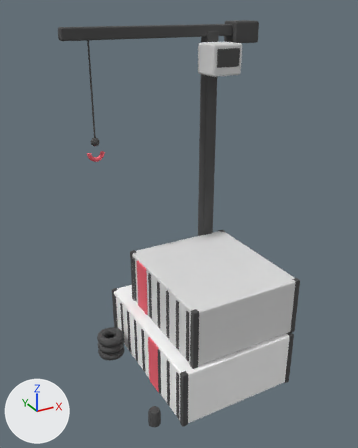
The glTF model concepts/manga-runner/unity/Assets/InkRun/Models/Containers.glb as it was, and as the next commit left it.
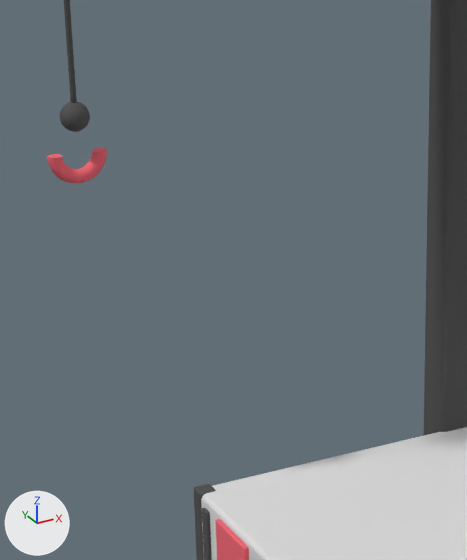
Old and new are each drawn whole from a 50 mm lens placed at (-4.07, -11.21, 8.52), pointed at (1.05, -1.9, 3.86) and again close up on the part from 20% to 59% of the width and 24% to 61% of the height. Every picture has the same lights, and +X, +Y and +Z are marked at lower left. The older version's two pictures come first. Vertices at exactly the same position are counted once.

Objects in the first close-up: 'Containers'.
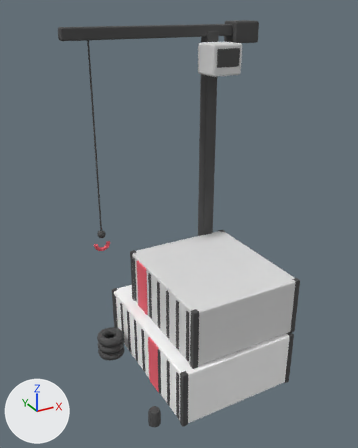
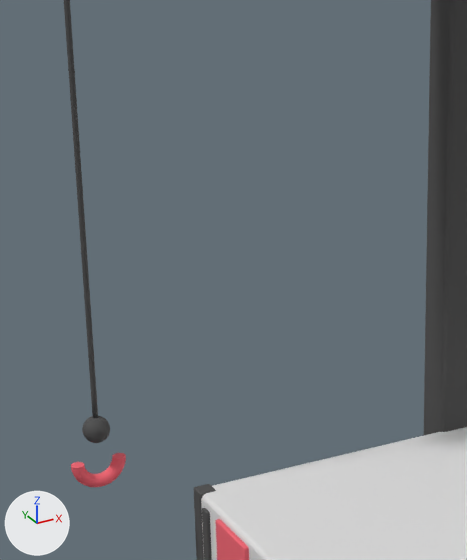
Scene script edits in JSON lines:
```json
{"block": "me_containers", "where": "me_containers.from_pydata(...)  # 4292 vertices, 8400 faces; spans x -1.0..3.85, y -4.01..0.02, z -0.01..8.2"}
{"block": "me_containers", "where": "# used by ob_containers; location = (0.0, 0.0, 0.0)"}
{"block": "me_containers", "change": "me_containers part 1: the loose piece of 362 vertices spanning x -0.5..-0.3, y -0.7..-0.5, z 5.6..5.8 is moved by (0.0, 0.0, -2.3)"}
{"block": "me_containers", "change": "me_containers part 2: the loose piece of 396 vertices spanning x -0.61..-0.19, y -0.65..-0.55, z 5.24..5.45 is moved by (0.0, 0.0, -2.3)"}
{"block": "me_containers", "change": "me_containers part 3: 368 of 4292 vertices moved; they spanned x -0.42..-0.38, y -0.62..-0.58, z 5.75..7.9 and now span x -0.42..-0.38, y -0.62..-0.58, z 3.45..7.83; mean shift (0.0, 0.0, -1.08); largest move (-0.42, -0.59, 5.75) -> (-0.42, -0.59, 3.45)"}
```

Pixel boxes [x1, y1, x2, y2] of what changed, in the close-ups (467 x 560 px; the box of a moved part takes in the faces that stretch with it):
```json
{"object": "Containers", "change": "reshaped", "before": [47, 0, 467, 560], "after": [64, 0, 467, 560]}
{"part": 1, "of": "me_containers", "change": "moved or reshaped", "before": [60, 102, 90, 132], "after": [82, 416, 110, 443]}
{"part": 2, "of": "me_containers", "change": "moved or reshaped", "before": [47, 148, 107, 183], "after": [71, 453, 126, 487]}
{"part": 3, "of": "me_containers", "change": "moved or reshaped", "before": [64, 0, 77, 103], "after": [64, 0, 98, 418]}
```
